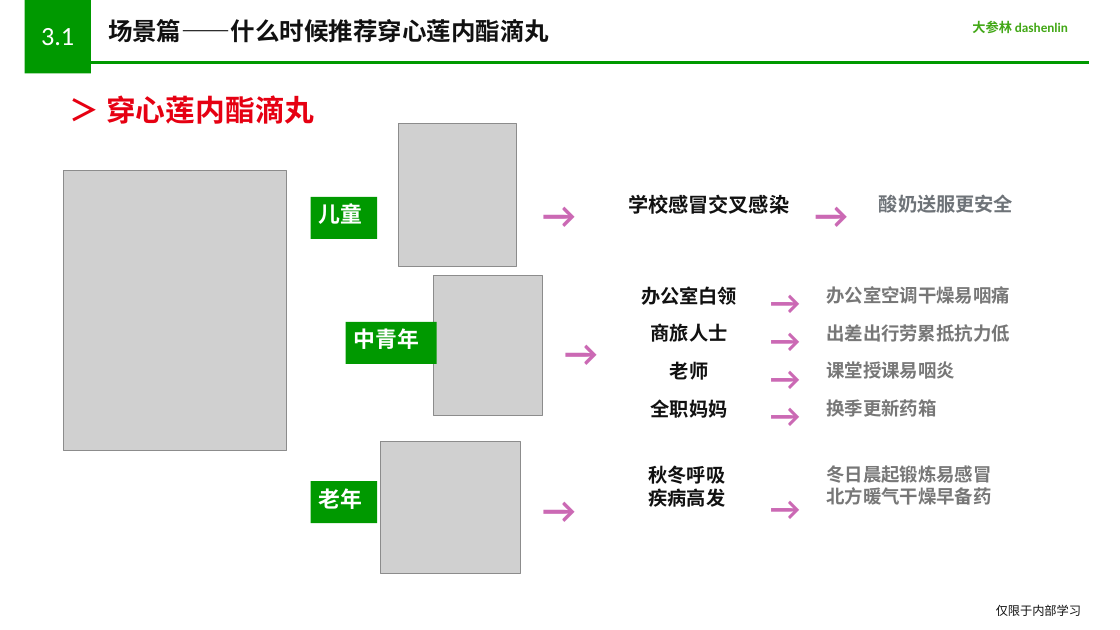
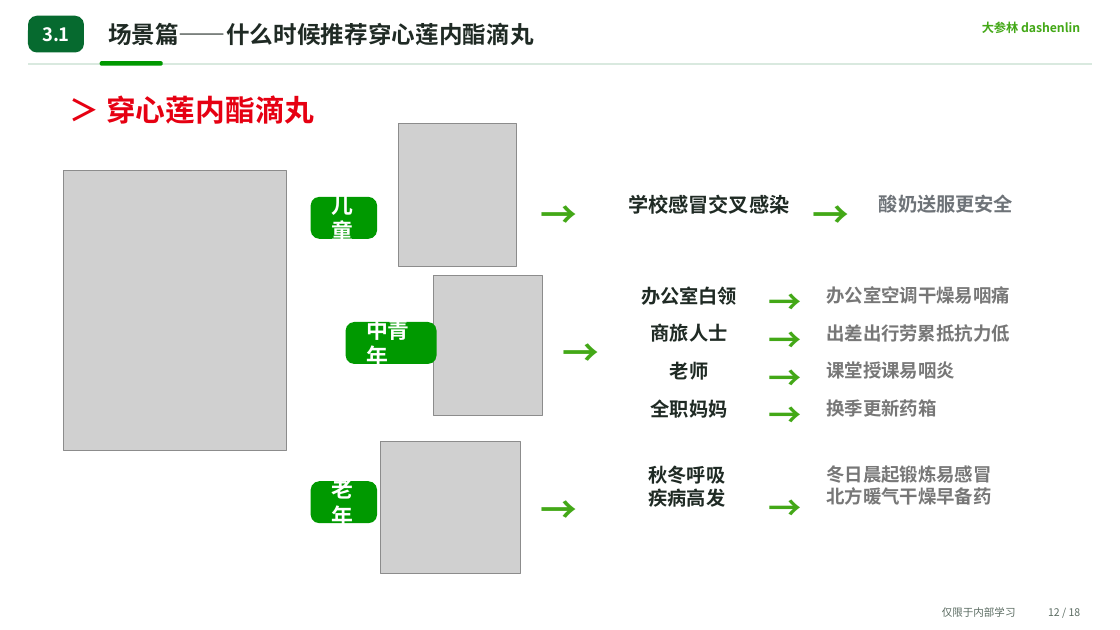
Before and after one commit to lmr1123/chain-pharmacy-content-studio-private, a slide deck: slide 12 of production-library/templates/settled/disease-product-scenario-v1/穿心莲内酯滴丸_商品培训课件2_可编辑重建版.pptx. Drawn at 1120x630 pixels with LibreOffice and Linux fonts; fonts in the diff are those of the drawing; grey boxes stand for pictures. Boxes give left, top, right and bottom in pixels: in the first picture for what was removed or moved away, otherwise in the second. Text is boxed around its words. In the diff, an @@ line names an element or a change of style, - is before the commit and + after.

Commit message:
feat(courseware): visual upgrade v2 for 穿心莲 + 金银花露 gold samples
Align both settled PPT gold samples on the shared design tokens
(GREEN_DEEP/MINT/PALE/INK/MUTED/LINE), rounded chrome, softer tables,
and CJK font injection. Update generators, settled PPTX/previews, and
layout QA snapshots.

```diff
--- a/production-library/templates/settled/disease-product-scenario-v1/穿心莲内酯滴丸_商品培训课件2_可编辑重建版.pptx
+++ b/production-library/templates/settled/disease-product-scenario-v1/穿心莲内酯滴丸_商品培训课件2_可编辑重建版.pptx
@@ rectangle removed at (x1=24, y1=0, x2=91, y2=74) @@
@@ text "3.1" at (x1=42, y1=27, x2=70, y2=42): size 22.5 to 15.8 pt, font Calibri to Noto Sans CJK SC, bold on; vertical alignment top to middle @@
@@ rounded rectangle added at (x1=28, y1=16, x2=84, y2=53), fill #066A2F @@
@@ text "场景篇——什么时候推荐穿心莲内酯滴丸" at (x1=108, y1=22, x2=534, y2=45): size 21 to 20.2 pt, font Calibri to Noto Sans CJK SC, text colour #111111 to #1F2A24; vertical alignment top to middle @@
@@ text "大参林 dashenlin" at (x1=982, y1=21, x2=1080, y2=33): size 11.2 to 10.5 pt, font Calibri to Noto Sans CJK SC @@
@@ rectangle resized from (x1=91, y1=61, x2=1089, y2=64) to (x1=28, y1=64, x2=1092, y2=65) @@
@@ rectangle at (x1=28, y1=64, x2=1092, y2=65): fill #009900 to #D9E9DF; outline #009900 0 pt to #D9E9DF 0 pt @@
@@ rounded rectangle added at (x1=100, y1=61, x2=163, y2=66), fill #009900 @@
@@ rounded rectangle added at (x1=311, y1=197, x2=377, y2=239), fill #009900 @@
@@ text "儿童" moved from (x1=311, y1=197, x2=377, y2=239) to (x1=331, y1=191, x2=353, y2=245) @@
@@ rounded rectangle added at (x1=345, y1=322, x2=436, y2=364), fill #009900 @@
@@ text "中青年" moved from (x1=345, y1=322, x2=436, y2=364) to (x1=366, y1=316, x2=410, y2=371) @@
@@ font Calibri to Noto Sans CJK SC; vertical alignment top to middle; fill #009900 to none in 3 elements at (x1=366, y1=316, x2=410, y2=371), (x1=331, y1=191, x2=353, y2=245), (x1=331, y1=476, x2=353, y2=530) @@
@@ text "老年" moved from (x1=311, y1=481, x2=377, y2=523) to (x1=331, y1=476, x2=353, y2=530) @@
@@ font Calibri to Noto Sans CJK SC, text colour #111111 to #1F2A24 in 6 elements at (x1=628, y1=194, x2=789, y2=214), (x1=641, y1=286, x2=737, y2=305), (x1=651, y1=323, x2=728, y2=342), (x1=670, y1=361, x2=708, y2=380), (x1=651, y1=399, x2=728, y2=418), (x1=649, y1=465, x2=726, y2=507) @@
@@ rounded rectangle added at (x1=311, y1=481, x2=377, y2=523), fill #009900 @@
@@ font Calibri to Noto Sans CJK SC, text colour #CB69B4 to #43A817 in 9 elements at (x1=525, y1=187, x2=593, y2=229), (x1=801, y1=187, x2=862, y2=229), (x1=547, y1=326, x2=615, y2=368), (x1=757, y1=277, x2=814, y2=314), (x1=757, y1=315, x2=814, y2=352), (x1=757, y1=353, x2=814, y2=390), (x1=757, y1=391, x2=814, y2=428), (x1=525, y1=483, x2=593, y2=525), (x1=757, y1=483, x2=814, y2=520) @@
@@ text "仅限于内部学习" moved from (x1=996, y1=604, x2=1081, y2=616) to (x1=942, y1=607, x2=1016, y2=617) @@
@@ text "仅限于内部学习" at (x1=942, y1=607, x2=1016, y2=617): size 10.5 to 9 pt, font Calibri to Noto Sans CJK SC, text colour #111111 to #5A6B61 @@
@@ text added at (x1=1048, y1=608, x2=1081, y2=616), 9 pt, text #5A6B61 @@
+12 / 18
```
Also in this commit, not shown: 16 other slides changed, 54 other files.
